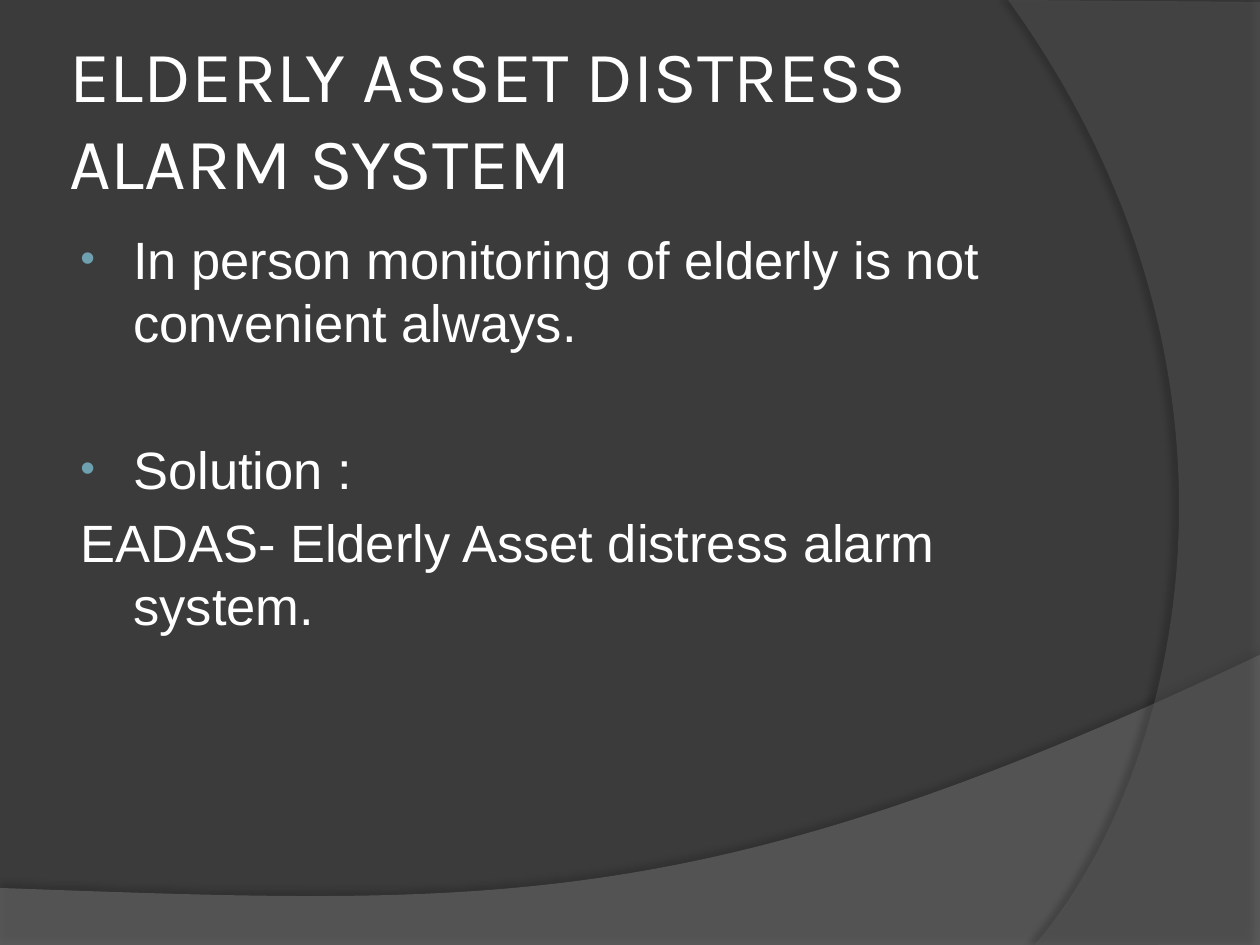
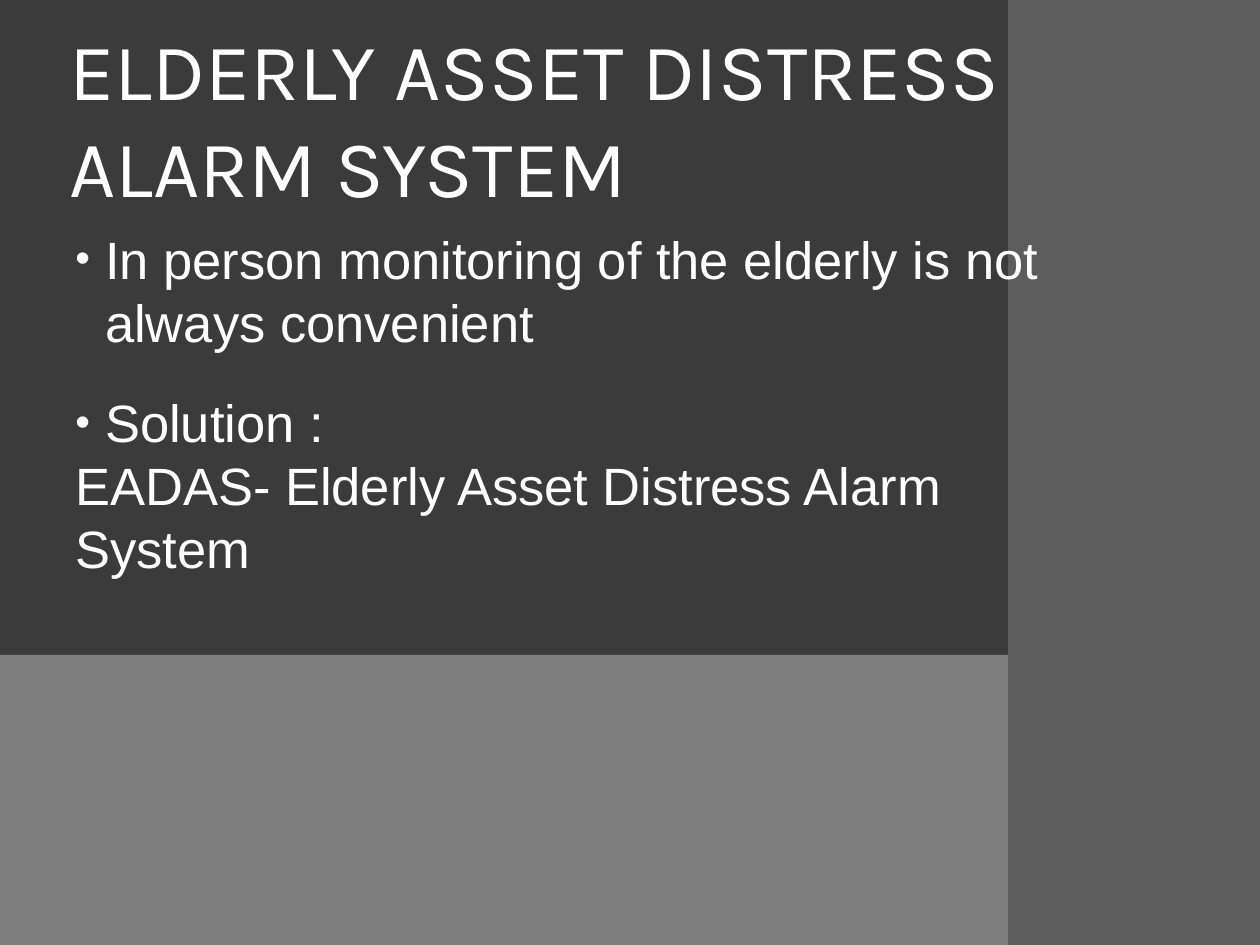
Before and after one commit to bkzshabbaz/EADAS, a slide deck: slide 2 of EADAS.pptx. Drawn at 1260x945 pixels with LibreOffice and Linux fonts; fonts in the diff are those of the drawing. Boxes give left, top, right and bottom in pixels: in the first picture for what was removed or moved away, otherwise in the second. Text is boxed around its words. In the diff, an @@ line names an element or a change of style, - is before the commit and + after.

```diff
--- a/EADAS.pptx
+++ b/EADAS.pptx
@@ freeform shape removed at (1008, 0, 1260, 945) @@
@@ rectangle added at (1008, 0, 1260, 945), fill #5D5D5D @@
@@ text "ELDERLY ASSET DISTRESS ALARM SYSTEM" at (69, 48, 999, 198): size 41.4 to 46 pt @@
@@ text at (105, 241, 1038, 353): text changed @@
-• In person monitoring of elderly is not convenient always.
+• In person monitoring of the elderly is not always convenient
@@ text at (105, 404, 295, 443): indent changed; less space between paragraphs @@
@@ text at (75, 467, 941, 579): text changed @@
-EADAS- Elderly Asset distress alarm system.
+EADAS- Elderly Asset Distress Alarm System
@@ freeform shape removed at (0, 655, 1260, 945) @@
@@ rectangle added at (0, 655, 1260, 945), fill #7E7E7E @@
```
Also in this commit, not shown: 2 other slides changed, 8 slides added, 3 slides removed.
